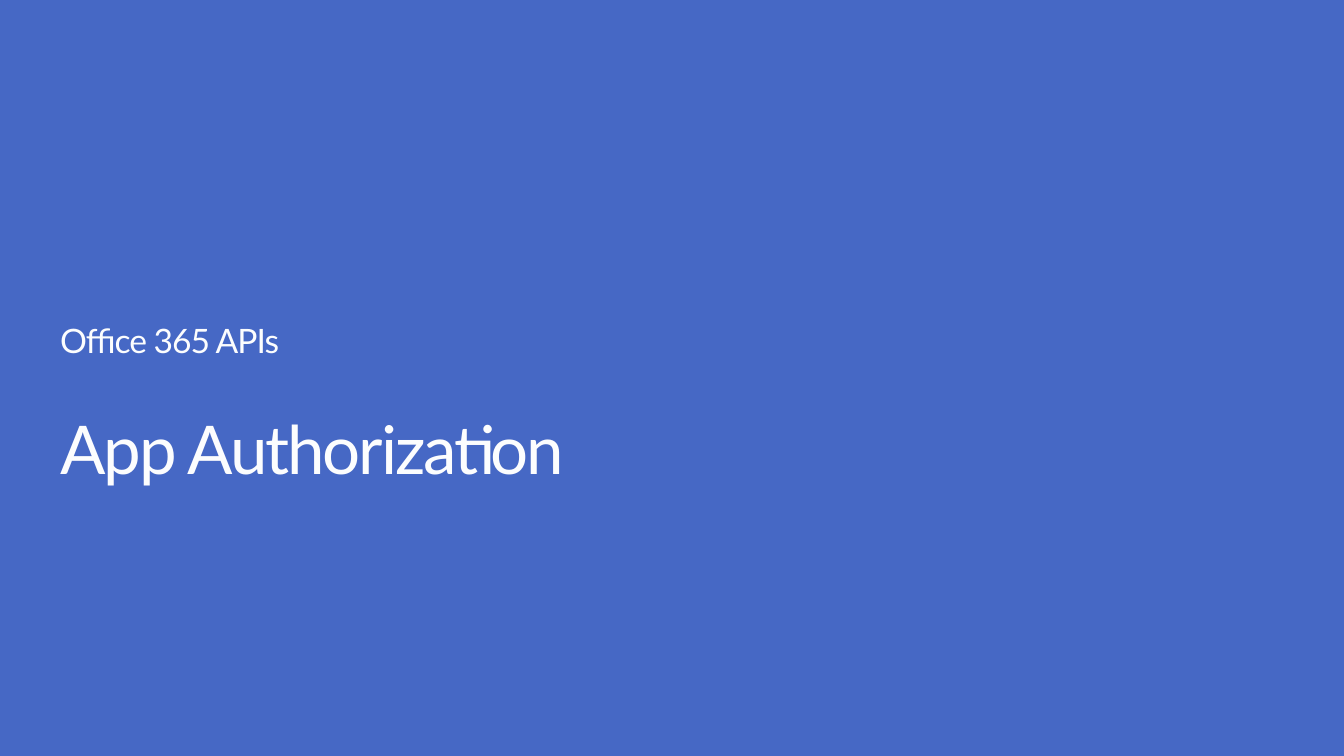
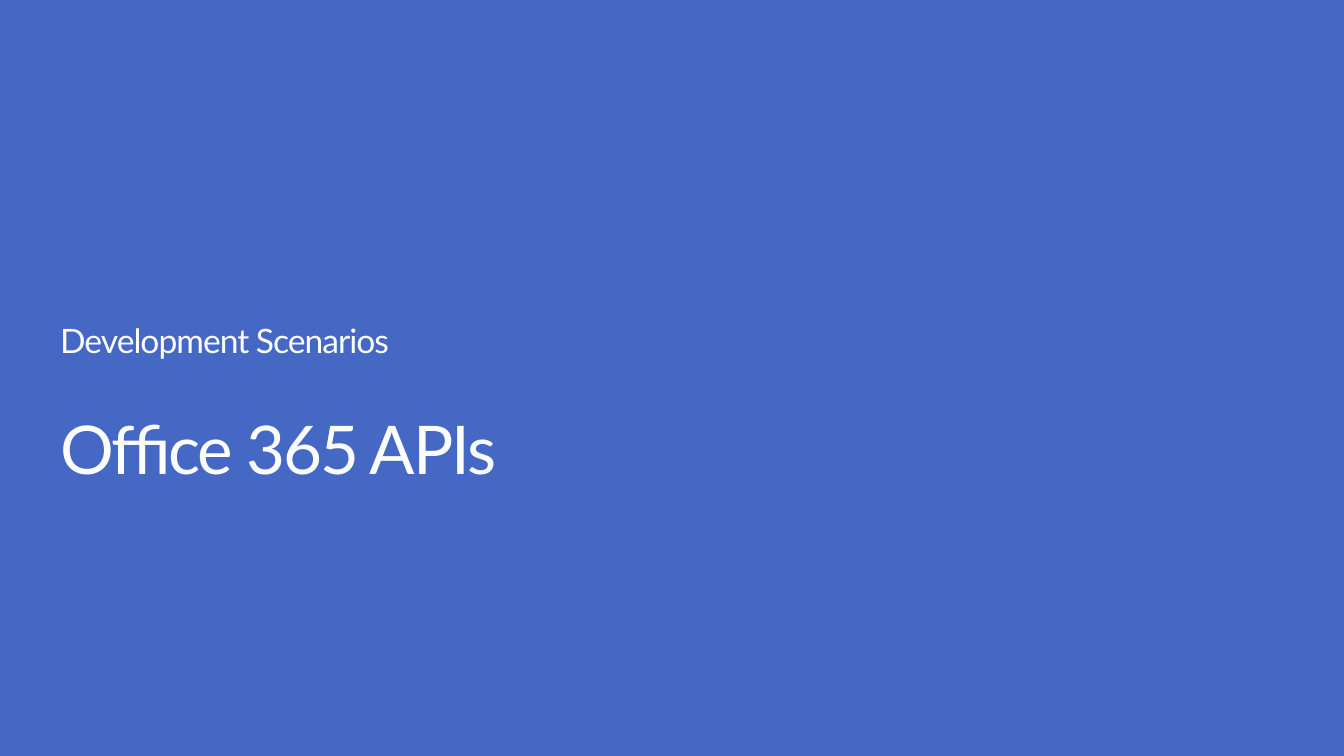
Before and after one commit to OfficeDev/TrainingContent, a slide deck: slide 43 of O3652-7 Deep Dive into Security and OAuth/O3652-7 Deep Dive into Security and OAuth.pptx (slide 19 before the commit). Drawn at 1344x756 pixels with LibreOffice and Linux fonts; fonts in the diff are those of the drawing; background and template pictures are left out. Boxes give left, top, right and bottom in pixels: in the first picture for what was removed or moved away, otherwise in the second. Text is boxed around its words. In the diff, an @@ line names an element or a change of style, - is before the commit and + after.

```diff
--- a/O3652-7 Deep Dive into Security and OAuth/O3652-7 Deep Dive into Security and OAuth.pptx
+++ b/O3652-7 Deep Dive into Security and OAuth/O3652-7 Deep Dive into Security and OAuth.pptx
@@ subtitle at (x1=60, y1=328, x2=389, y2=359): text changed @@
-Office 365 APIs
+Development Scenarios
@@ title at (x1=60, y1=424, x2=496, y2=475): text changed @@
-App Authorization
+Office 365 APIs
```
Also in this commit, not shown: 12 other slides changed, 49 slides added, 13 slides removed.
